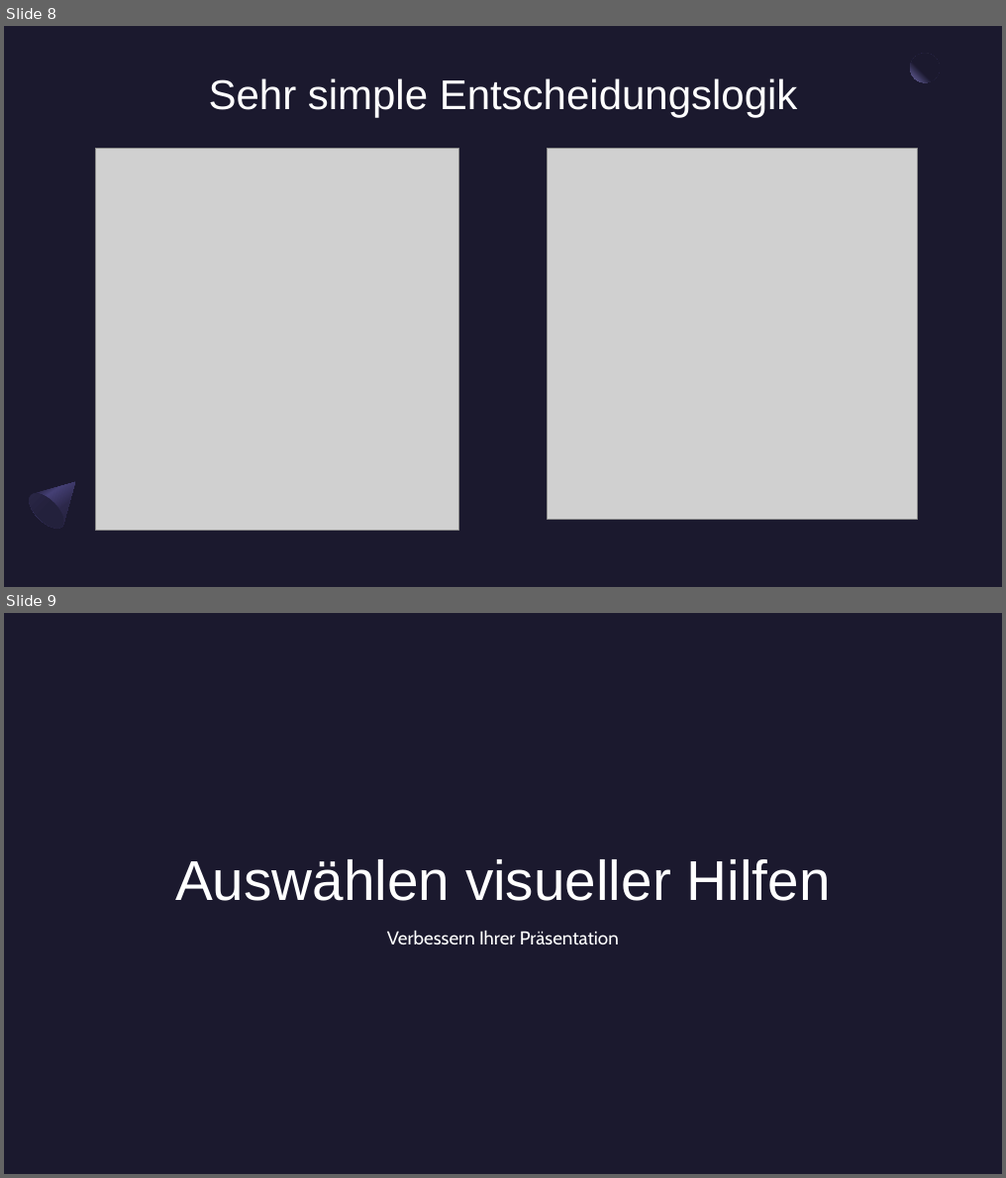
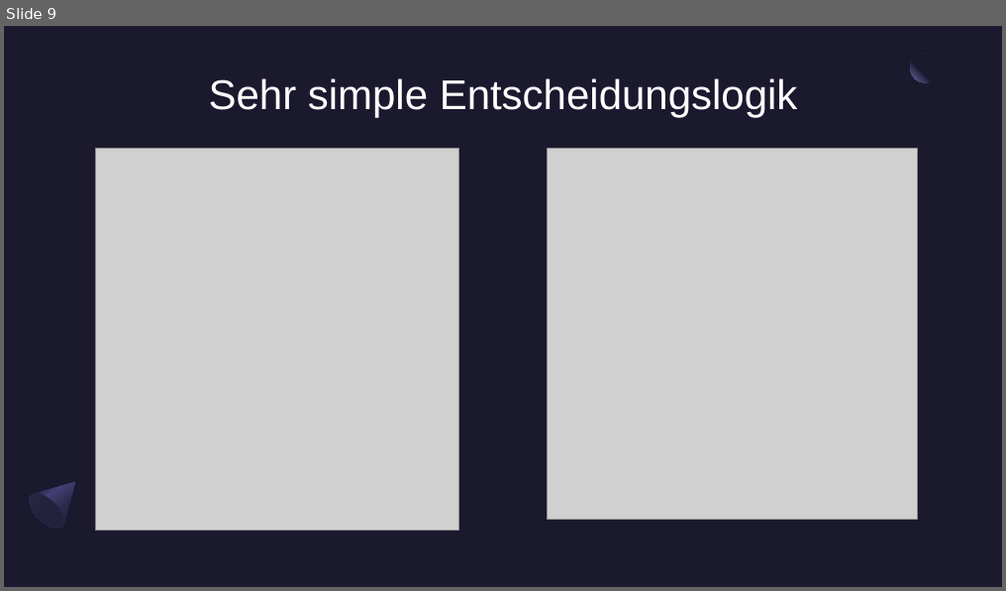
Before and after one commit to kis4-2026ss/projekt-bb-g2-huber-starlinger, a slide deck: docs/KIS-Projekt Präsentation.pptx. Shown one above the other, each under a label of ours: slides 8 and 9 before the commit, slide 9 after it. The pictures are 1006x1178 and 1006x591 pixels, drawn with LibreOffice and Linux fonts; fonts in the diff are those of the drawing; grey boxes stand for pictures; background and template pictures are left out. Boxes give left, top, right and bottom in pixels: in the first picture for what was removed or moved away, otherwise in the second. Text is boxed around its words. In the diff, an @@ line names an element or a change of style, - is before the commit and + after.

```diff
--- a/docs/KIS-Projekt Präsentation.pptx
+++ b/docs/KIS-Projekt Präsentation.pptx
@@ slide 9 removed at (x1=4, y1=613, x2=1002, y2=1174), background picture (left out) @@
@@ title removed at (x1=175, y1=860, x2=831, y2=901) @@
-Auswählen visueller Hilfen
@@ subtitle removed at (x1=387, y1=931, x2=619, y2=946) @@
-Verbessern Ihrer Präsentation
@@ what was slide 8 is now slide 9 @@
```
Also in this commit, not shown: 5 slides changed, 4 slides added, 4 other slides removed, 2 other files.
